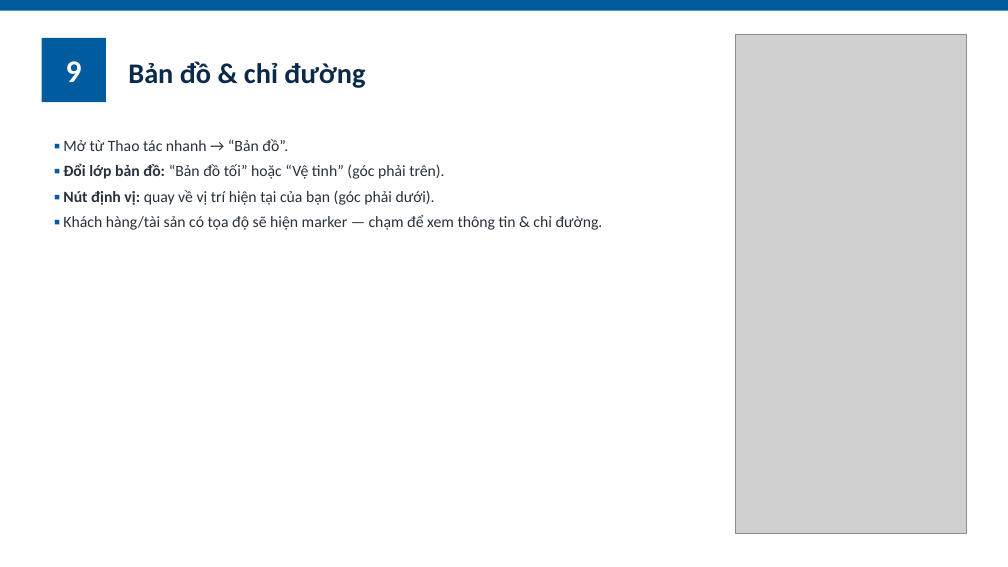
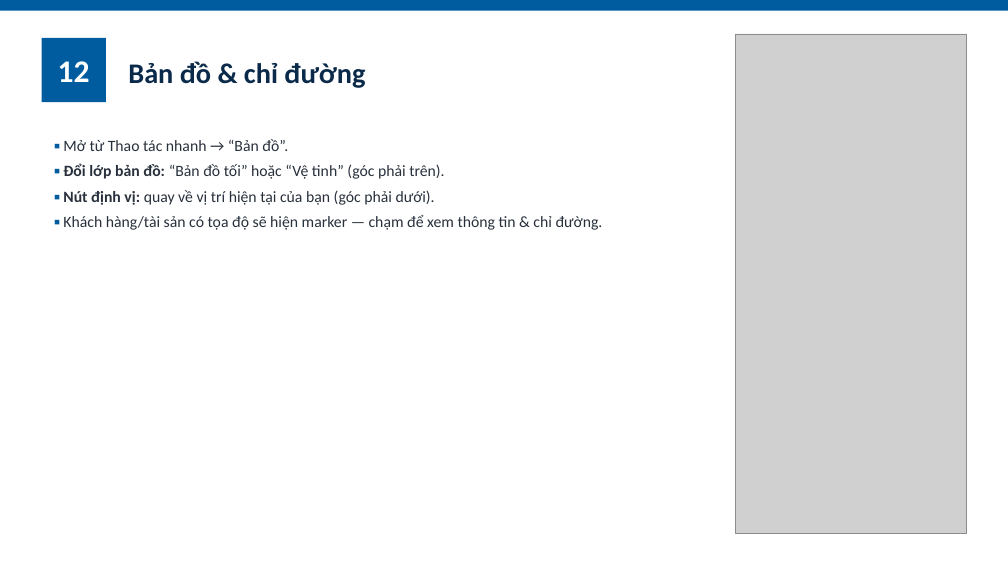
Before and after one commit to hungnq131193-ux/ClientPro, a slide deck: slide 19 of docs/ClientPro_HuongDanSuDung.pptx (slide 15 before the commit). Drawn at 1008x567 pixels with LibreOffice and Linux fonts; fonts in the diff are those of the drawing; grey boxes stand for pictures. Boxes give left, top, right and bottom in pixels: in the first picture for what was removed or moved away, otherwise in the second. Text is boxed around its words. In the diff, an @@ line names an element or a change of style, - is before the commit and + after.

```diff
--- a/docs/ClientPro_HuongDanSuDung.pptx
+++ b/docs/ClientPro_HuongDanSuDung.pptx
@@ text in rectangle at <box>58,61,90,82</box>: text changed @@
-9
+12
```
Also in this commit, not shown: 16 other slides changed, 6 slides added, 1 slide removed, 1 other file.
